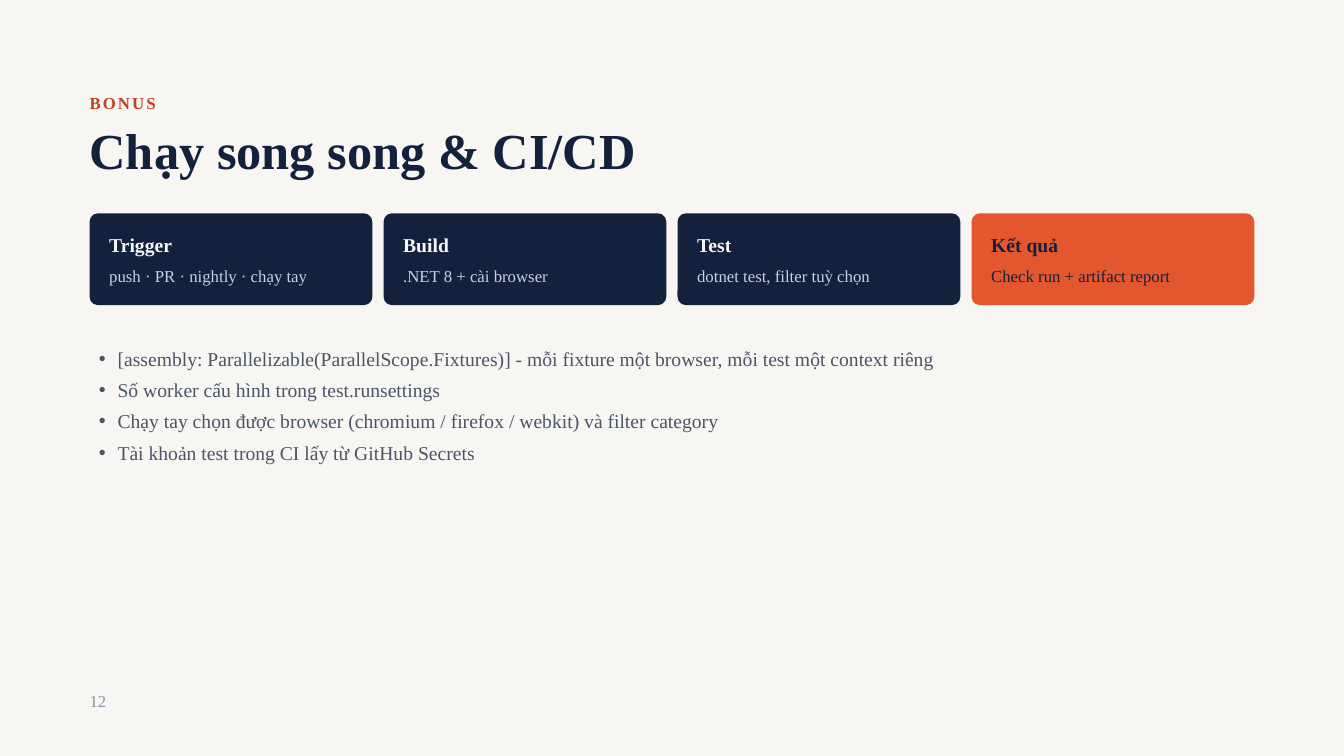
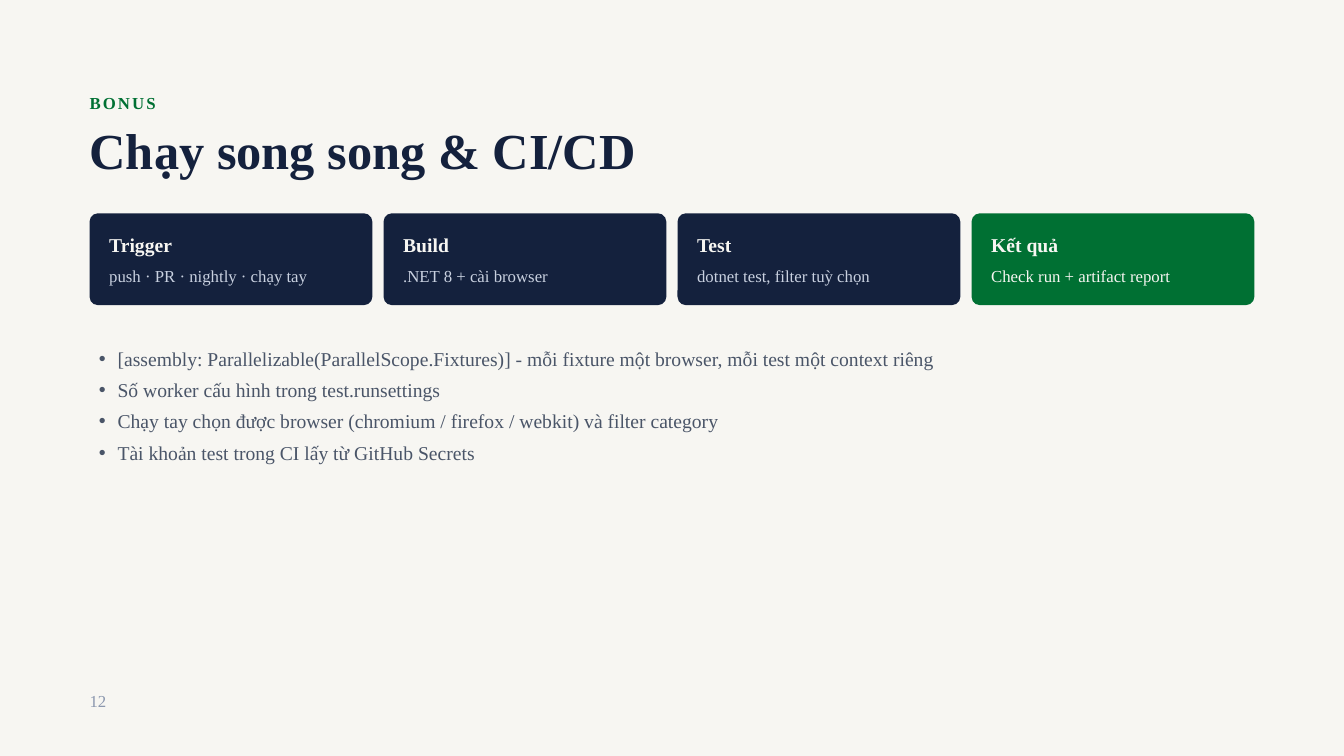
Before and after one commit to kh4nhNLK7068/CapstonePlaywrightTesting19, a slide deck: slide 12 of docs/Capstone Automation - Movie Booking.pptx. Drawn at 1344x756 pixels with LibreOffice and Linux fonts; fonts in the diff are those of the drawing. Boxes give left, top, right and bottom in pixels: in the first picture for what was removed or moved away, otherwise in the second. Text is boxed around its words. In the diff, an @@ line names an element or a change of style, - is before the commit and + after.

```diff
--- a/docs/Capstone Automation - Movie Booking.pptx
+++ b/docs/Capstone Automation - Movie Booking.pptx
@@ text "BONUS" at (90, 98, 156, 109): text colour #C4401B to #007033 @@
@@ rounded rectangle at (972, 214, 1255, 306): fill #E4572E to #007033 @@
@@ text "Kết quả" at (991, 237, 1059, 257): text colour #14213D to #F7F6F2 @@
@@ text "Check run + artifact report" at (991, 270, 1170, 286): text colour #14213D to #F7F6F2 @@
```
Also in this commit, not shown: 12 other slides changed, 1 other file.
